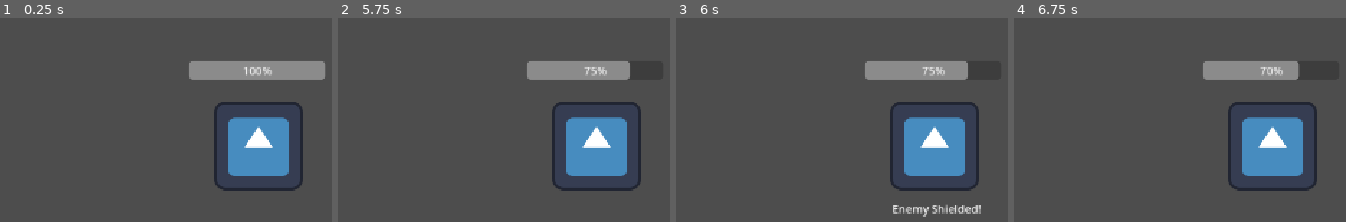
Above: before the commit, frames 1-4 (left to right).
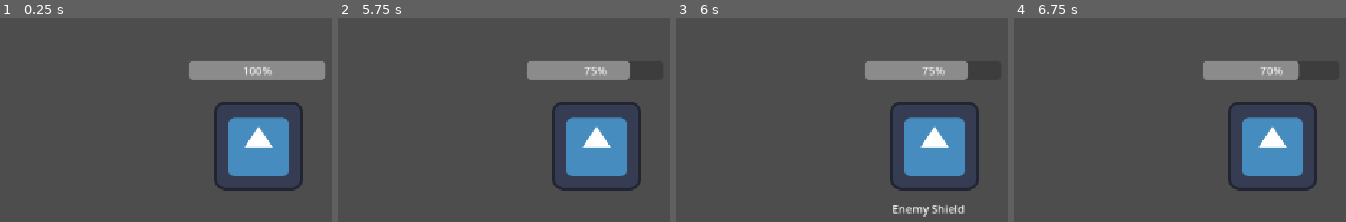
Above: after the commit, the same moments.

Repository: DChen1204/MagicCatster
Game: Godot game, scene res://DiwenFolder/Scene1.tscn
Same seed, same stepped clock (60 frames per second), same inputs: the game is played once before the commit and once after it. The engine's default icon, where the game draws it, is replaced by a stand-in: a white triangle on a blue panel in a dark square.
Inputs:
- Up to frame 1 (0.25 s): no input
- Up to frame 2 (5.75 s): click "LIGHT ATTACK" at 0.5 s; click "End Turn" at 1.25 s; click "HEAVY ATTACK" at 2 s; click "LIGHT ATTACK" at 2.75 s; click "End Turn" at 3.5 s; click "HEAVY ATTACK" at 4.25 s; click "LIGHT ATTACK" at 5 s
- Up to frame 3 (6 s): click "End Turn" at 5.75 s
- Up to frame 4 (6.75 s): click "HEAVY ATTACK" at 6.5 s
The pictures show only the part of the screen within x 50-100%, y 20-70%; the shares and areas given below are measured in that part.

Frames 1-2 are identical in both runs. In frame 3, 0.2% of the frame differs, in the area x 87-92%, y 91-97%; in frame 4, nothing differs.

Commit message:
Added Restart
Added a victory/defeat screen and enable restart the round.

Diff:
--- a/DiwenFolder/EnemyScript.gd
+++ b/DiwenFolder/EnemyScript.gd
@@ -10,8 +10,19 @@
 	health_object.health_point = health
 	total_defense = defense
 	shield_changed.emit(false)
+	health_object.become_dead.connect(_on_dead)
 	GameManager.register_enemy(self)
 	print("Enemy registered!")
+
+func reset():
+	super.assign_stats(20, 5, 100, false)
+	health_object.max_health_point = health
+	health_object.health_point = health
+	health_object.is_dead = false
+	health_object.take_damage(0)
+	total_defense = defense
+	shield_changed.emit(false)
+
 
 func play_turn():
 	shielded = false
@@ -55,3 +66,6 @@
 		var damage = actor.attack - self.total_defense
 		self.health = self.health - damage
 		health_object.take_damage(damage)
+
+func _on_dead(new_value: bool):
+	GameManager.register_dead(self)
--- a/DiwenFolder/GameManager.gd
+++ b/DiwenFolder/GameManager.gd
@@ -1,12 +1,16 @@
 extends Node
 
 # class_name GameManager
+
+var game_over_screen: Control
 
 # @onready var player: Sprite2D = %Player
 var turn_manager: Node
 
 var player: Node
 var enemy: Node
+
+signal game_over(victor: String)
 
 func register_player(p: Node):
 	player = p
@@ -20,6 +24,22 @@
 	turn_manager = t
 	_try_start()
 
+func register_game_over_screen(s: Node):
+	game_over_screen = s
+	_try_start()
+
 func _try_start():
-	if turn_manager and player and enemy:
+	if turn_manager and game_over_screen and player and enemy:
 		turn_manager.initialize()
+
+# Reset the game when one enemy is dead(for now)
+func register_dead(d: Node):
+	if d == enemy:
+		game_over.emit("Player")
+	else:
+		game_over.emit("Enemy")
+
+func reset_game():
+	turn_manager.reset()
+	player.reset()
+	enemy.reset()
--- /dev/null
+++ b/DiwenFolder/GameOverScreen.gd
@@ -0,0 +1,20 @@
+extends Control
+
+func _ready():
+	self.hide()
+	GameManager.game_over.connect(_on_game_over)
+	get_node("RestartButton").pressed.connect(_on_restart)
+	GameManager.register_game_over_screen(self)
+	print("Game Over Screen registered!")
+
+func _on_game_over(victor: String):
+	# Set text
+	if victor == "Player":
+		get_node("VictoryText").text = "VICTORY!"
+	else:
+		get_node("VictoryText").text = "DEFEAT!"
+	self.show()
+
+func _on_restart():
+	self.hide()
+	GameManager.reset_game()
--- a/DiwenFolder/Health.gd
+++ b/DiwenFolder/Health.gd
@@ -1,23 +1,27 @@
 extends Node
 
 signal health_changed(new_value: float)
+signal become_dead(new_value: bool)
 
 @export var max_health_point: float = 100.0
 @export var health_point: float = 100.0
 var is_dead: bool = false
 
-# func _ready():
-
 
 # Call the following methods when taking damage and healing
 func take_damage(amount: float) -> void:
-	health_point -= amount;
-	health_point = clampf(health_point, 0, max_health_point)
-	if (health_point == 0):
-		is_dead = true
-	health_changed.emit(health_point)
+	if !is_dead:
+		health_point -= amount;
+		health_point = clampf(health_point, 0, max_health_point)
+		if (health_point <= 0):
+			is_dead = true
+			print("Someone is dead!")
+			become_dead.emit(true)
+		health_changed.emit(health_point)
+
 
 func heal(amount: float) -> void:
-	health_point += amount;
-	health_point = clampf(health_point, 0, max_health_point)
-	health_changed.emit(health_point)
+	if !is_dead:
+		health_point += amount;
+		health_point = clampf(health_point, 0, max_health_point)
+		health_changed.emit(health_point)
--- a/DiwenFolder/PlayerScript.gd
+++ b/DiwenFolder/PlayerScript.gd
@@ -7,9 +7,18 @@
 	super.assign_stats(10, 10, 100, true, 10)
 	health_object.max_health_point = health
 	health_object.health_point = health
+	health_object.become_dead.connect(_on_dead)
 	sp_changed.emit(sp)
 	GameManager.register_player(self)
 	print("Player registered!")
+
+func reset():
+	super.assign_stats(10, 10, 100, true, 10)
+	health_object.max_health_point = health
+	health_object.health_point = health
+	health_object.is_dead = false
+	health_object.take_damage(0)
+	sp_changed.emit(sp)
 
 func play_turn():
 	sp = 10
@@ -35,3 +44,6 @@
 		var damage = actor.attack - self.defense
 		self.health = self.health - damage
 		health_object.take_damage(damage)
+
+func _on_dead(new_value: bool):
+	GameManager.register_dead(self)
--- a/DiwenFolder/Scene1.tscn
+++ b/DiwenFolder/Scene1.tscn
@@ -2,6 +2,7 @@
 
 [ext_resource type="Script" uid="uid://banyasb8i2768" path="res://DiwenFolder/GameManager.gd" id="1_u5sc1"]
 [ext_resource type="Texture2D" uid="uid://1icv1845hs3q" path="res://icon.svg" id="1_wion3"]
+[ext_resource type="Script" uid="uid://bb8khp5mjwqbe" path="res://DiwenFolder/GameOverScreen.gd" id="2_ipq4u"]
 [ext_resource type="Script" uid="uid://cb7vhpkjrdigx" path="res://DiwenFolder/Health.gd" id="3_ai2fy"]
 [ext_resource type="Script" uid="uid://b4vvw7qhuq3lx" path="res://DiwenFolder/AttackButton.gd" id="4_rx3ek"]
 [ext_resource type="Script" uid="uid://cfrnv2u688ioq" path="res://DiwenFolder/HealthBar.gd" id="4_y22jx"]
@@ -18,6 +19,148 @@
 
 [node name="Camera2D" type="Camera2D" parent="." unique_id=1886399847]
 
+[node name="Game Over Screen" type="Control" parent="." unique_id=1660389181]
+visible = false
+layout_mode = 3
+anchors_preset = 0
+offset_left = -226.0
+offset_top = -101.0
+offset_right = 224.0
+offset_bottom = 99.0
+script = ExtResource("2_ipq4u")
+
+[node name="VictoryText" type="RichTextLabel" parent="Game Over Screen" unique_id=1395298691]
+z_index = 1
+layout_mode = 1
+anchors_preset = 5
+anchor_left = 0.5
+anchor_right = 0.5
+offset_left = -104.0
+offset_right = 104.0
+offset_bottom = 57.0
+grow_horizontal = 2
+theme_override_colors/default_color = Color(0.40977117, 0.81065845, 0.957442, 1)
+theme_override_font_sizes/normal_font_size = 40
+text = "VICTORY!"
+scroll_active = false
+horizontal_alignment = 1
+
+[node name="ColorRect" type="ColorRect" parent="Game Over Screen" unique_id=1264882418]
+layout_mode = 0
+offset_right = 450.0
+offset_bottom = 200.0
+color = Color(0.9056048, 0.8871768, 0.9319379, 1)
+
+[node name="RestartButton" type="Button" parent="Game Over Screen" unique_id=1907616608]
+layout_mode = 1
+anchors_preset = 7
+anchor_left = 0.5
+anchor_top = 1.0
+anchor_right = 0.5
+anchor_bottom = 1.0
+offset_left = -49.0
+offset_top = -54.0
+offset_right = 47.0
+offset_bottom = -16.0
+grow_horizontal = 2
+grow_vertical = 0
+text = "Restart "
+
+[node name="Enemy" type="Sprite2D" parent="." unique_id=824127465 node_paths=PackedStringArray("health_object")]
+position = Vector2(286, 17)
+texture = ExtResource("1_wion3")
+script = ExtResource("5_0sxtl")
+health_object = NodePath("EnemyHealth")
+
+[node name="EnemyHealth" type="Node2D" parent="Enemy" unique_id=310854079]
+script = ExtResource("3_ai2fy")
+
+[node name="HealthBar" type="ProgressBar" parent="Enemy" unique_id=508483871 node_paths=PackedStringArray("target")]
+anchors_preset = 5
+anchor_left = 0.5
+anchor_right = 0.5
+offset_left = -164.0
+offset_top = -122.0
+offset_right = 32.0
+offset_bottom = -95.0
+grow_horizontal = 2
+theme_override_font_sizes/font_size = 16
+value = 100.0
+script = ExtResource("4_y22jx")
+target = NodePath("../EnemyHealth")
+
+[node name="Shield Text" type="RichTextLabel" parent="Enemy" unique_id=2141307080 node_paths=PackedStringArray("target")]
+offset_left = -61.0
+offset_top = 79.0
+offset_right = 159.0
+offset_bottom = 111.0
+text = "ENEMY SHIELD"
+script = ExtResource("12_jrcw8")
+target = NodePath("..")
+
+[node name="Player" type="Sprite2D" parent="." unique_id=62225164 node_paths=PackedStringArray("end_turn_button", "health_object")]
+position = Vector2(-309, 7)
+texture = ExtResource("1_wion3")
+script = ExtResource("4_ygwo8")
+end_turn_button = NodePath("../TurnManager/End Turn Button")
+health_object = NodePath("PlayerHealth")
+
+[node name="PlayerHealth" type="Node2D" parent="Player" unique_id=2095667902]
+script = ExtResource("3_ai2fy")
+
+[node name="HealthBar" type="ProgressBar" parent="Player" unique_id=1579076212 node_paths=PackedStringArray("target")]
+anchors_preset = 5
+anchor_left = 0.5
+anchor_right = 0.5
+offset_left = -160.0
+offset_top = -128.0
+offset_right = 36.0
+offset_bottom = -101.0
+grow_horizontal = 2
+theme_override_font_sizes/font_size = 16
+value = 100.0
+script = ExtResource("4_y22jx")
+target = NodePath("../PlayerHealth")
+
+[node name="SP Display" type="RichTextLabel" parent="Player" unique_id=1503216475 node_paths=PackedStringArray("target")]
+offset_left = -249.0
+offset_top = -25.0
+offset_right = -99.0
+offset_bottom = 15.0
+theme_override_font_sizes/normal_font_size = 20
+text = "Player SP"
+script = ExtResource("8_k4tyk")
+target = NodePath("..")
+
+[node name="Light Attack Button" type="Button" parent="Player" unique_id=1981507433 node_paths=PackedStringArray("actor", "target")]
+offset_left = -239.0
+offset_top = 221.0
+offset_right = -88.0
+offset_bottom = 285.0
+text = "LIGHT ATTACK"
+script = ExtResource("4_rx3ek")
+actor = NodePath("..")
+target = NodePath("../../Enemy")
+
+[node name="Heavy Attack Button" type="Button" parent="Player" unique_id=1757484005 node_paths=PackedStringArray("actor", "target")]
+offset_left = -44.0
+offset_top = 223.0
+offset_right = 102.0
+offset_bottom = 285.0
+text = "HEAVY ATTACK"
+script = ExtResource("11_3yl6h")
+actor = NodePath("..")
+target = NodePath("../../Enemy")
+
+[node name="SP Costs" type="RichTextLabel" parent="Player" unique_id=1942213893]
+offset_left = -228.0
+offset_top = 173.0
+offset_right = 181.0
+offset_bottom = 222.0
+text = "SP Cost: 3								SP Cost 4
+												Shield Break!
+"
+
 [node name="TurnManager" type="Node" parent="." unique_id=811916368]
 script = ExtResource("6_g18wv")
 
@@ -31,115 +174,9 @@
 script = ExtResource("8_ygwo8")
 target = NodePath("..")
 
-[node name="Player" type="Sprite2D" parent="TurnManager" unique_id=62225164 node_paths=PackedStringArray("end_turn_button", "health_object")]
-position = Vector2(-309, 7)
-texture = ExtResource("1_wion3")
-script = ExtResource("4_ygwo8")
-end_turn_button = NodePath("../Canvas/End Turn Button")
-health_object = NodePath("PlayerHealth")
-
-[node name="PlayerHealth" type="Node2D" parent="TurnManager/Player" unique_id=2095667902]
-script = ExtResource("3_ai2fy")
-
-[node name="HealthBar" type="ProgressBar" parent="TurnManager/Player" unique_id=1579076212 node_paths=PackedStringArray("target")]
-anchors_preset = 5
-anchor_left = 0.5
-anchor_right = 0.5
-offset_left = -160.0
-offset_top = -128.0
-offset_right = 36.0
-offset_bottom = -101.0
-grow_horizontal = 2
-theme_override_font_sizes/font_size = 16
-value = 100.0
-script = ExtResource("4_y22jx")
-target = NodePath("../PlayerHealth")
-
-[node name="SP Display" type="RichTextLabel" parent="TurnManager/Player" unique_id=1503216475 node_paths=PackedStringArray("target")]
-offset_left = -249.0
-offset_top = -25.0
-offset_right = -99.0
-offset_bottom = 15.0
-theme_override_font_sizes/normal_font_size = 20
-text = "Player SP"
-script = ExtResource("8_k4tyk")
-target = NodePath("..")
-
-[node name="Enemy" type="Sprite2D" parent="TurnManager" unique_id=824127465 node_paths=PackedStringArray("health_object")]
-position = Vector2(286, 17)
-texture = ExtResource("1_wion3")
-script = ExtResource("5_0sxtl")
-health_object = NodePath("EnemyHealth")
-
-[node name="EnemyHealth" type="Node2D" parent="TurnManager/Enemy" unique_id=310854079]
-script = ExtResource("3_ai2fy")
-
-[node name="HealthBar" type="ProgressBar" parent="TurnManager/Enemy" unique_id=508483871 node_paths=PackedStringArray("target")]
-anchors_preset = 5
-anchor_left = 0.5
-anchor_right = 0.5
-offset_left = -164.0
-offset_top = -122.0
-offset_right = 32.0
-offset_bottom = -95.0
-grow_horizontal = 2
-theme_override_font_sizes/font_size = 16
-value = 100.0
-script = ExtResource("4_y22jx")
-target = NodePath("../EnemyHealth")
-
-[node name="Canvas" type="Control" parent="TurnManager" unique_id=1660389181]
-layout_mode = 3
-anchors_preset = 0
-offset_right = 40.0
-offset_bottom = 40.0
-
-[node name="Light Attack Button" type="Button" parent="TurnManager/Canvas" unique_id=1981507433 node_paths=PackedStringArray("actor", "target")]
-layout_mode = 0
-offset_left = -548.0
-offset_top = 228.0
-offset_right = -397.0
-offset_bottom = 292.0
-text = "LIGHT ATTACK"
-script = ExtResource("4_rx3ek")
-actor = NodePath("../../Player")
-target = NodePath("../../Enemy")
-
-[node name="End Turn Button" type="Button" parent="TurnManager/Canvas" unique_id=1660589545]
-layout_mode = 0
+[node name="End Turn Button" type="Button" parent="TurnManager" unique_id=1660589545]
 offset_left = -162.0
 offset_top = 229.0
 offset_right = -36.0
 offset_bottom = 288.0
 text = "End Turn"
-
-[node name="Heavy Attack Button" type="Button" parent="TurnManager/Canvas" unique_id=1757484005 node_paths=PackedStringArray("actor", "target")]
-layout_mode = 0
-offset_left = -353.0
-offset_top = 230.0
-offset_right = -207.0
-offset_bottom = 292.0
-text = "HEAVY ATTACK"
-script = ExtResource("11_3yl6h")
-actor = NodePath("../../Player")
-target = NodePath("../../Enemy")
-
-[node name="SP Costs" type="RichTextLabel" parent="TurnManager/Canvas" unique_id=1942213893]
-layout_mode = 0
-offset_left = -537.0
-offset_top = 180.0
-offset_right = -128.0
-offset_bottom = 229.0
-text = "SP Cost: 3								SP Cost 4
-												Shield Break!
-"
-
-[node name="Shield Text" type="RichTextLabel" parent="TurnManager/Canvas" unique_id=2141307080 node_paths=PackedStringArray("target")]
-layout_mode = 0
-offset_left = 225.0
-offset_top = 96.0
-offset_right = 445.0
-offset_bottom = 128.0
-text = "ENEMY SHIELD!"
-script = ExtResource("12_jrcw8")
-target = NodePath("../../Enemy")
--- a/DiwenFolder/ShieldDisplay.gd
+++ b/DiwenFolder/ShieldDisplay.gd
@@ -4,13 +4,13 @@
 
 func _ready() -> void:
 	if target.shielded:
-		text = "Enemy Shielded!"
+		text = "Enemy Shield"
 	else:
 		text = ""
 	target.shield_changed.connect(_on_shield_changed)
 
 func _on_shield_changed(new_value: bool) -> void:
 	if new_value:
-		text = "Enemy Shielded!"
+		text = "Enemy Shield"
 	else:
 		text = ""
--- a/DiwenFolder/TurnManager.gd
+++ b/DiwenFolder/TurnManager.gd
@@ -27,6 +27,11 @@
 		print("Player and/or Enemy are null!")
 		print("Turn Manager NOT Initialized.")
 
+func reset():
+	active_character_index = 0
+	turn_number = 1
+	turn_number_changed.emit(turn_number)
+
 # Manage the turns
 func advance_queue():
 
Not shown, added: DiwenFolder/GameOverScreen.gd.uid
